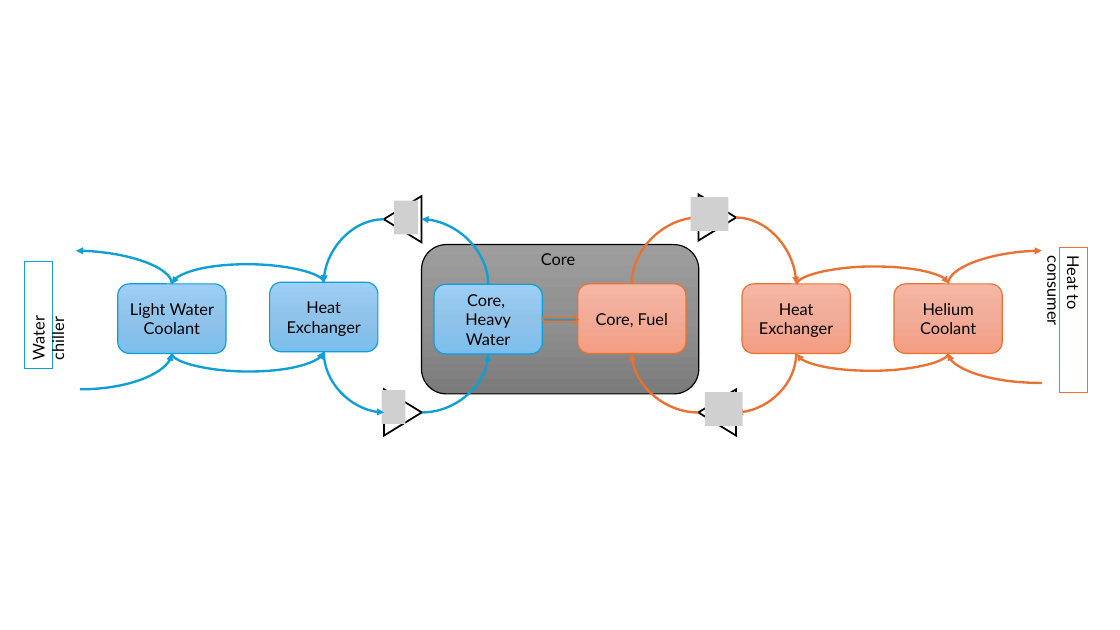
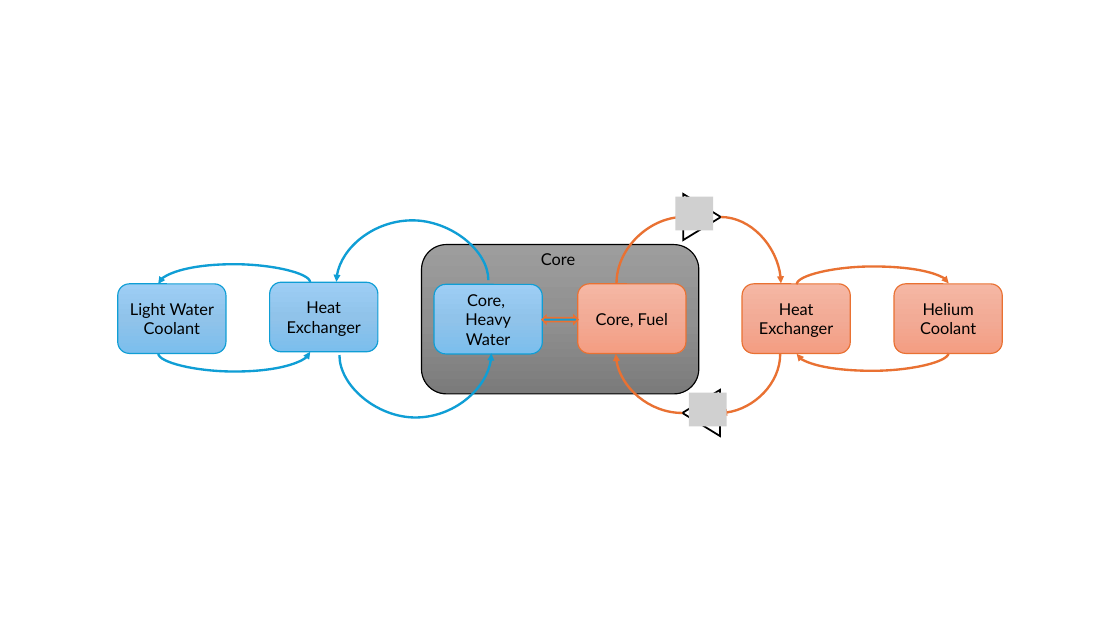
Before and after one commit to MalteHanse/RFP, a slide deck: slide 1 of Project1/figures for project.pptx. Drawn at 1120x630 pixels with LibreOffice and Linux fonts; fonts in the diff are those of the drawing; grey boxes stand for pictures. Boxes give left, top, right and bottom in pixels: in the first picture for what was removed or moved away, otherwise in the second. Text is boxed around its words. In the diff, an @@ line names an element or a change of style, - is before the commit and + after.

```diff
--- a/Project1/figures for project.pptx
+++ b/Project1/figures for project.pptx
@@ curved arrow moved from (488, 285) - (422, 219) to (488, 280) - (337, 281) @@
@@ group removed at bbox=[24, 196, 1088, 436]: 6 curved arrows, 2 triangles, 2 rectangles, 2 pictures @@
-Water chiller
-Heat to consumer
@@ curved arrow moved from (422, 413) - (488, 354) to (339, 355) - (492, 354) @@
@@ 6 curved arrows, 2 triangles, 2 pictures: place and size @@
-6 curved arrows, 2 triangles, 2 pictures at bbox=[172, 195, 797, 436]
+6 curved arrows, 2 triangles, 2 pictures at bbox=[158, 194, 781, 436]
```
Also in this commit, not shown: 1 other file.
